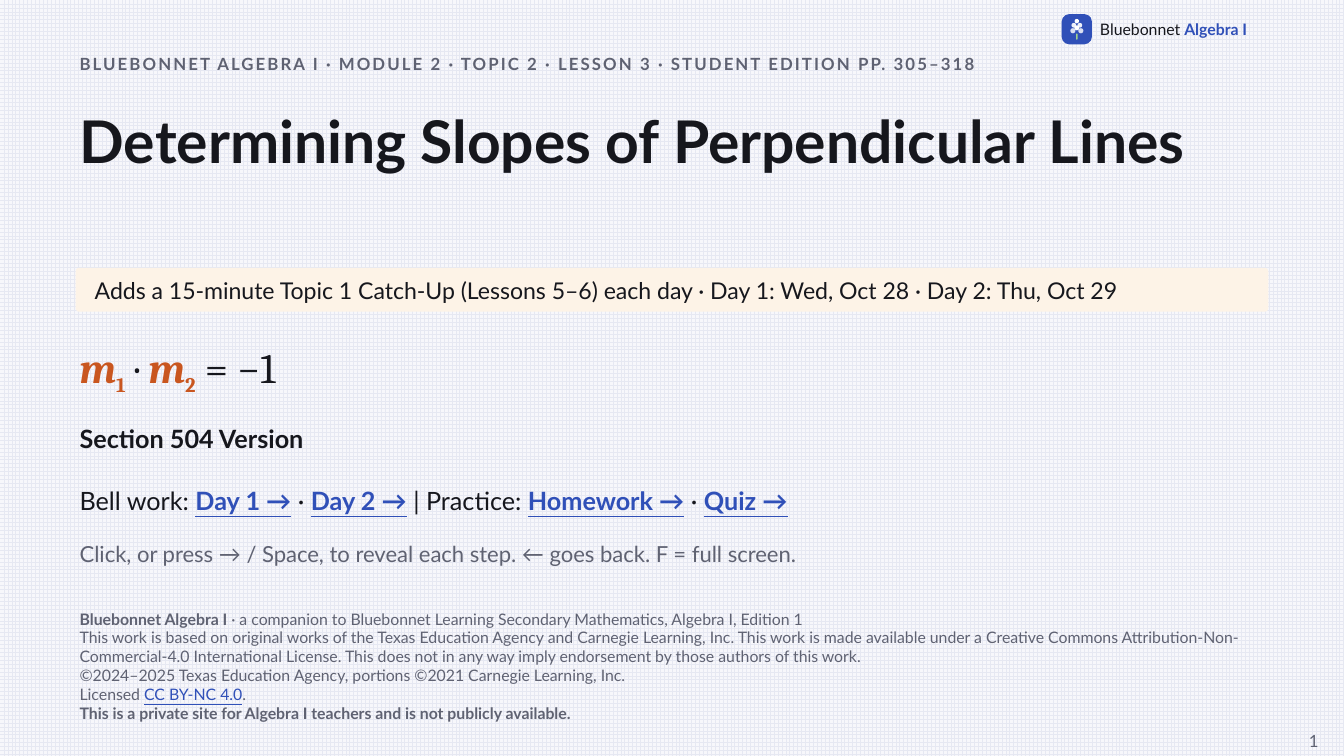
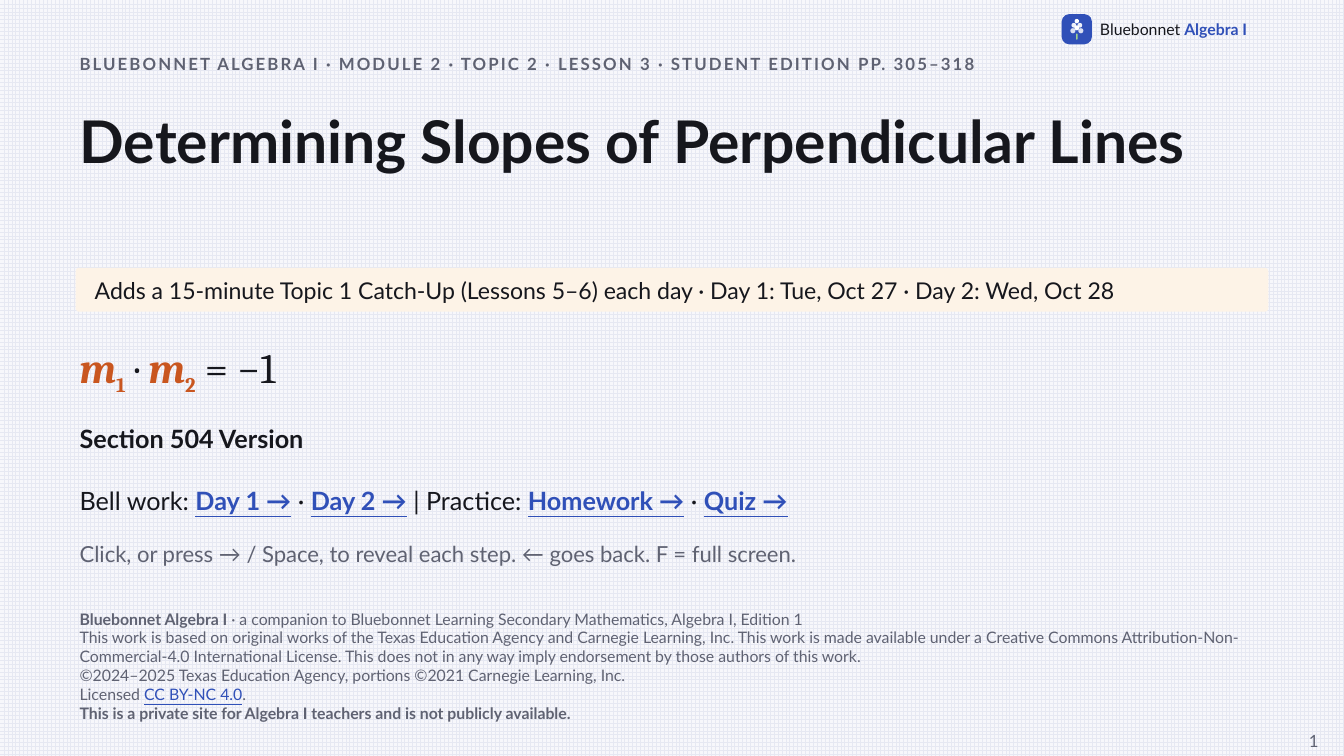
Before and after one commit to Apolloat2022/Algebra1M2U1L4, a slide deck: slide 1 of Section 504/t2-lesson3-perpendicular-slopes-504-catchup.pptx. Drawn at 1344x756 pixels with LibreOffice and Linux fonts; fonts in the diff are those of the drawing. Boxes give left, top, right and bottom in pixels: in the first picture for what was removed or moved away, otherwise in the second. Text is boxed around its words. In the diff, an @@ line names an element or a change of style, - is before the commit and + after.

```diff
--- a/Section 504/t2-lesson3-perpendicular-slopes-504-catchup.pptx
+++ b/Section 504/t2-lesson3-perpendicular-slopes-504-catchup.pptx
@@ text in rounded rectangle at (95,281,1115,303): text changed @@
-Adds a 15-minute Topic 1 Catch-Up (Lessons 5–6) each day · Day 1: Wed, Oct 28 · Day 2: Thu, Oct 29
+Adds a 15-minute Topic 1 Catch-Up (Lessons 5–6) each day · Day 1: Tue, Oct 27 · Day 2: Wed, Oct 28
```
Also in this commit, not shown: 8 other slides changed, 40 other files.
